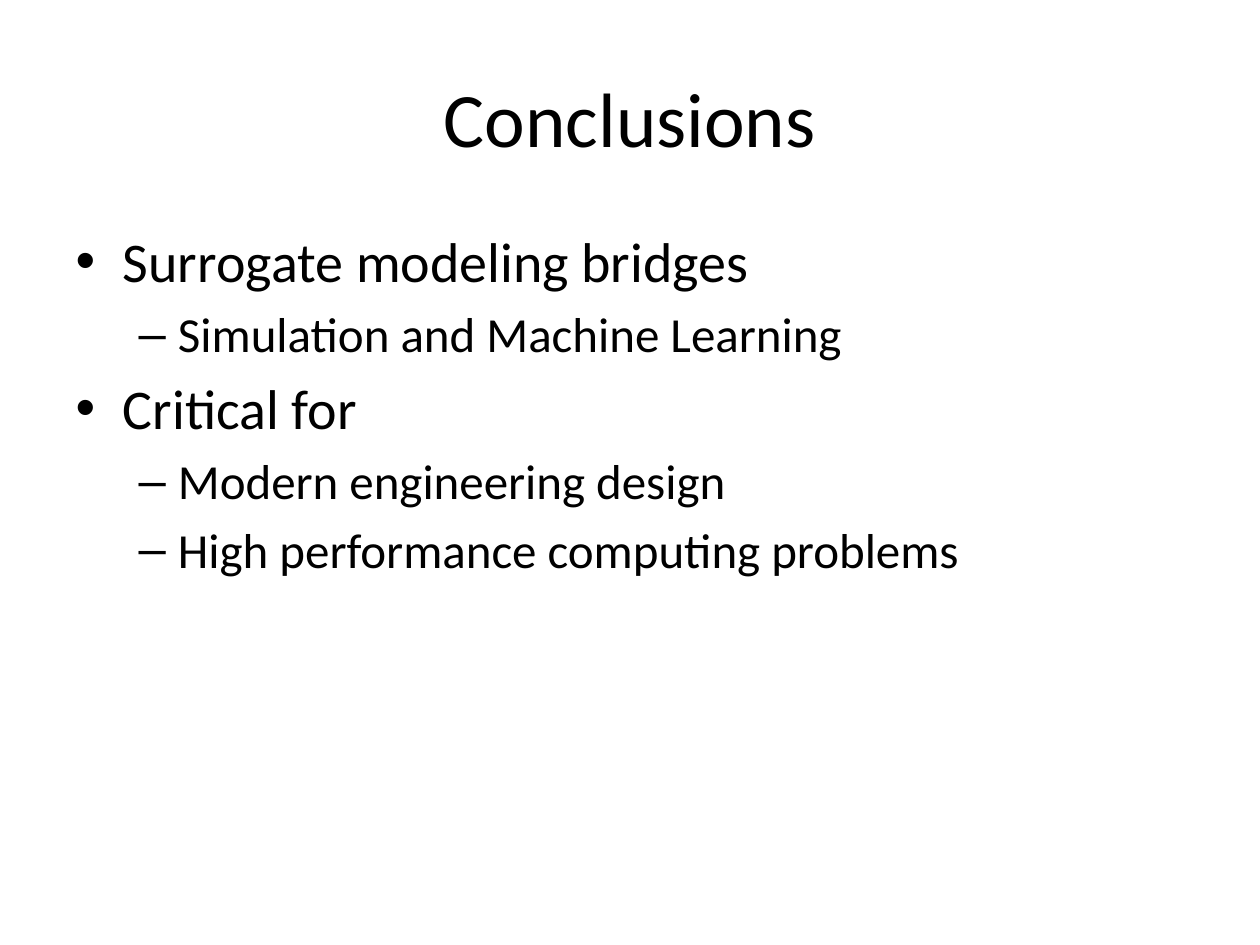
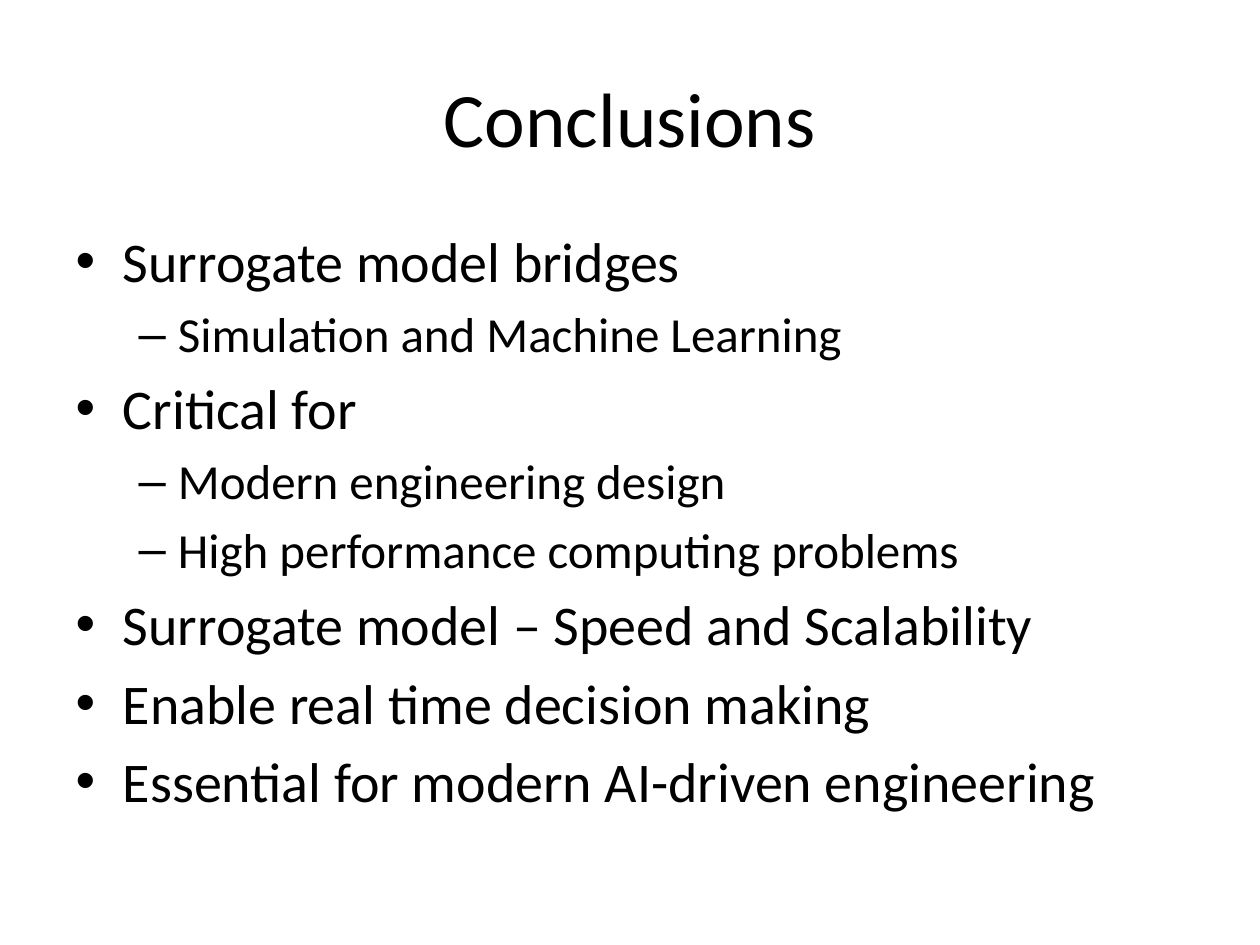
Before and after one commit to look4pritam/SurrogateModel, a slide deck: slide 20 of Presentations/SurrogateModel.pptx (slide 19 before the commit). Drawn at 1260x945 pixels with LibreOffice and Linux fonts; fonts in the diff are those of the drawing. Boxes give left, top, right and bottom in pixels: in the first picture for what was removed or moved away, otherwise in the second. Text is boxed around its words. In the diff, an @@ line names an element or a change of style, - is before the commit and + after.

```diff
--- a/Presentations/SurrogateModel.pptx
+++ b/Presentations/SurrogateModel.pptx
@@ text at (x1=123, y1=243, x2=680, y2=292): text changed @@
-• Surrogate modeling bridges
+• Surrogate model bridges
@@ text at (x1=123, y1=606, x2=1095, y2=812): paragraphs added @@
+• Surrogate model – Speed and Scalability
+• Enable real time decision making
+• Essential for modern AI-driven engineering
```
Also in this commit, not shown: 1 other slide changed, 1 slide added.
